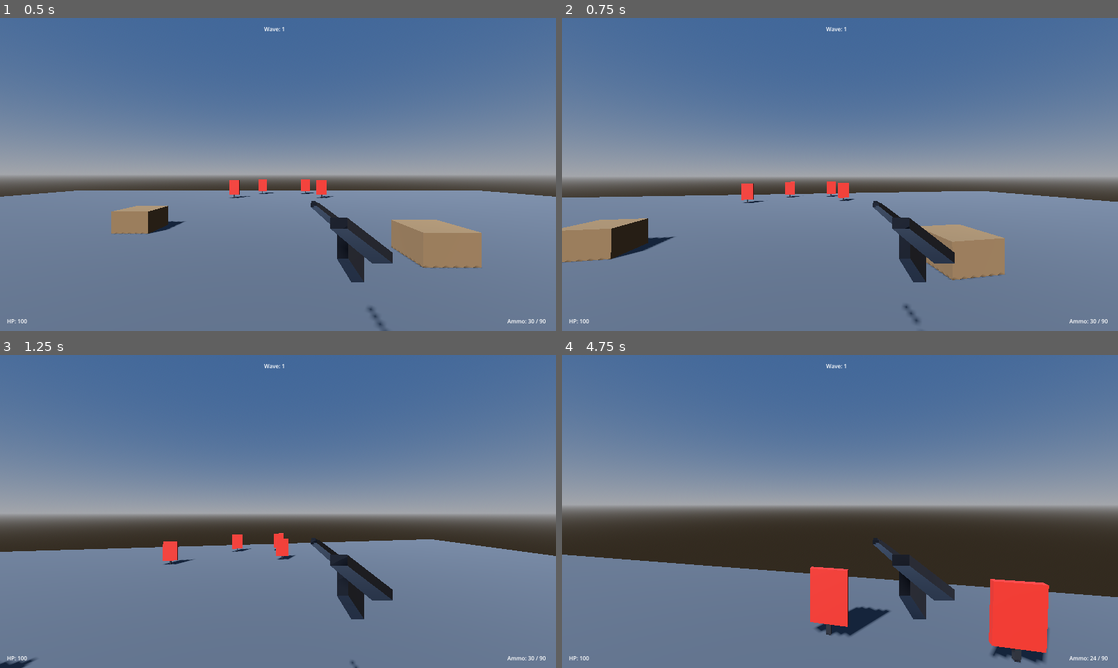
Above: before the commit, frames 1-4 (two rows, left to right).
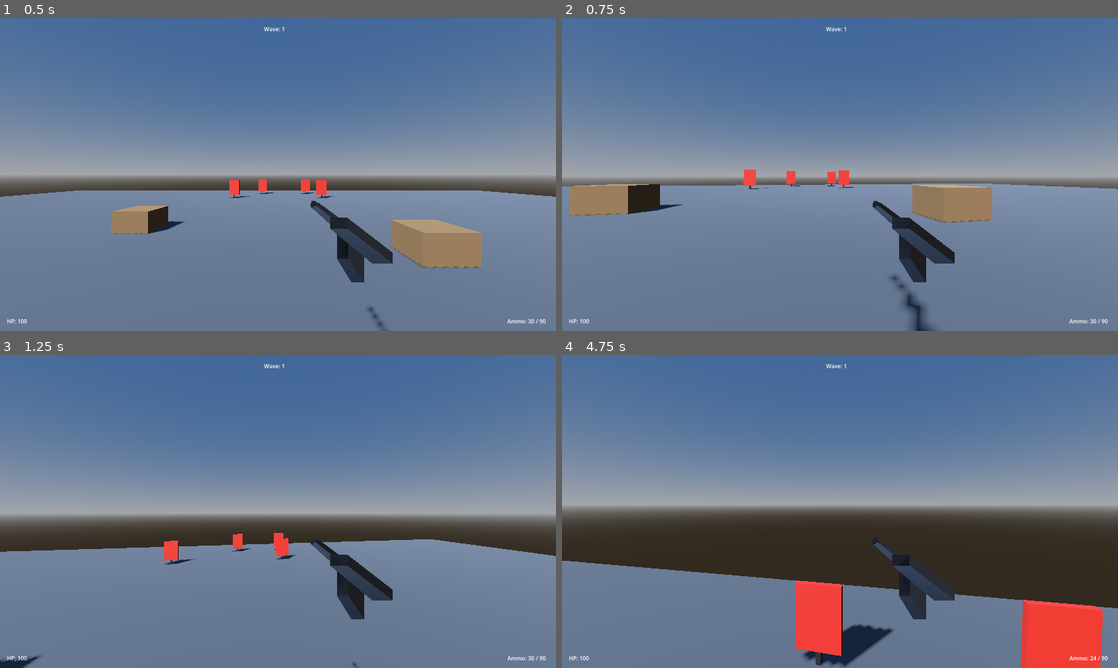
Above: after the commit, the same moments.

Repository: jou3706/last-loop
Game: Godot game, scene res://scenes/main.tscn
Same seed, same stepped clock (60 frames per second), same inputs: the game is played once before the commit and once after it.
Inputs (mouse positions are in pixels of both pictures, inside the frame that each line leads up to):
- Up to frame 1 (0.5 s): no input
- Up to frame 2 (0.75 s): tap Enter at 0.5 s; move the mouse to (867, 174) at 0.52 s; hold W (move_forward) from 0.53 s (still down); hold Ctrl (crouch, bound only after the commit) from 0.53 s (still down)
- Up to frame 3 (1.25 s): keep holding W (move_forward); keep holding Ctrl (crouch, bound only after the commit); tap Space (jump) at 0.77 s; tap Shift (sprint, bound only after the commit) at 0.8 s
- Up to frame 4 (4.75 s): keep holding W (move_forward); move the mouse to (812, 511) at 1.27 s; release Ctrl (crouch, bound only after the commit) at 1.28 s; tap Shift (sprint, bound only after the commit) at 1.35, 2.3, 3.8, 4.35 s; tap Space (jump) at 1.52, 3.02, 3.77, 4.52 s; tap Ctrl (crouch, bound only after the commit) at 1.55, 2.85, 4.55 s; move the mouse to (851, 505) at 2.02 s; hold Right mouse button (aim) 2.03-2.78 s; move the mouse to (834, 517) at 2.77 s; move the mouse to (878, 514) at 3.52 s; press the mouse at (878, 514) at 3.53 s; move the mouse to (795, 508) at 4.27 s; release the mouse at (795, 508) at 4.28 s

Frame 1 is identical in both runs. In frame 2, 9.8% of the frame differs, in the area x 0-100%, y 48-100%; in frame 3, 0.2%; in frame 4, 8.7%.

Commit message:
fix: harden sprint/crouch input against stale InputMap (self-heal + physical-key fallback)

Diff:
--- a/scripts/player.gd
+++ b/scripts/player.gd
@@ -61,6 +61,8 @@
 var _crouching := false
 var _was_sprinting := false
 var _was_crouching := false
+var _sprint_held := false
+var _crouch_held := false
 var _fov_target := 0.0
 var _fov_tween: Tween
 var _crouch_tween: Tween
@@ -80,9 +82,24 @@
 	_current_reserve = reserve_ammo
 	_align_muzzle_ray()
 	raycast.collision_mask = 1 | 4
+	_ensure_input_actions()
 	Input.mouse_mode = Input.MOUSE_MODE_CAPTURED
 	get_window().grab_focus()
 	print("[player] ready - script loaded, mouse captured")
+
+func _ensure_input_actions() -> void:
+	var sprint_key := InputEventKey.new()
+	sprint_key.physical_keycode = Key.KEY_SHIFT
+	if not InputMap.has_action("sprint"):
+		InputMap.add_action("sprint")
+	if not InputMap.action_has_event("sprint", sprint_key):
+		InputMap.action_add_event("sprint", sprint_key)
+	var crouch_key := InputEventKey.new()
+	crouch_key.physical_keycode = Key.KEY_CTRL
+	if not InputMap.has_action("crouch"):
+		InputMap.add_action("crouch")
+	if not InputMap.action_has_event("crouch", crouch_key):
+		InputMap.action_add_event("crouch", crouch_key)
 
 func _align_muzzle_ray() -> void:
 	var aim_point := camera.global_position - camera.global_transform.basis.z * ray_zero_parallax
@@ -92,6 +109,11 @@
 		Input.mouse_mode = Input.MOUSE_MODE_CAPTURED
 
 func _input(event: InputEvent) -> void:
+	if event is InputEventKey and not event.echo:
+		if event.physical_keycode == Key.KEY_SHIFT:
+			_sprint_held = event.pressed
+		elif event.physical_keycode == Key.KEY_CTRL:
+			_crouch_held = event.pressed
 	if event is InputEventMouseMotion and Input.mouse_mode == Input.MOUSE_MODE_CAPTURED:
 		var sens := ads_mouse_sensitivity if _ads_active else mouse_sensitivity
 		rotate_y(-event.relative.x * sens)
@@ -121,7 +143,7 @@
 		velocity.y -= gravity * delta
 
 	var input_dir := Input.get_vector("move_left", "move_right", "move_forward", "move_back")
-	var sprinting := not _crouching and Input.is_action_pressed("sprint") and input_dir != Vector2.ZERO
+	var sprinting := not _crouching and (_sprint_held or Input.is_physical_key_pressed(Key.KEY_SHIFT) or Input.is_action_pressed("sprint")) and input_dir != Vector2.ZERO
 	var base_speed := sprint_speed if sprinting else walk_speed
 	var speed := crouch_speed if _crouching else (ads_walk_speed if _ads_active else base_speed)
 	var direction := (transform.basis * Vector3(input_dir.x, 0.0, input_dir.y)).normalized()
@@ -199,7 +221,7 @@
 	_fov_tween.tween_property(camera, "fov", target, fov_transition_time)
 
 func _update_crouch() -> void:
-	var want_crouch := Input.is_action_pressed("crouch")
+	var want_crouch := _crouch_held or Input.is_physical_key_pressed(Key.KEY_CTRL) or Input.is_action_pressed("crouch")
 	if not want_crouch and not _can_stand():
 		want_crouch = true
 	var new_crouch := want_crouch and is_on_floor()
